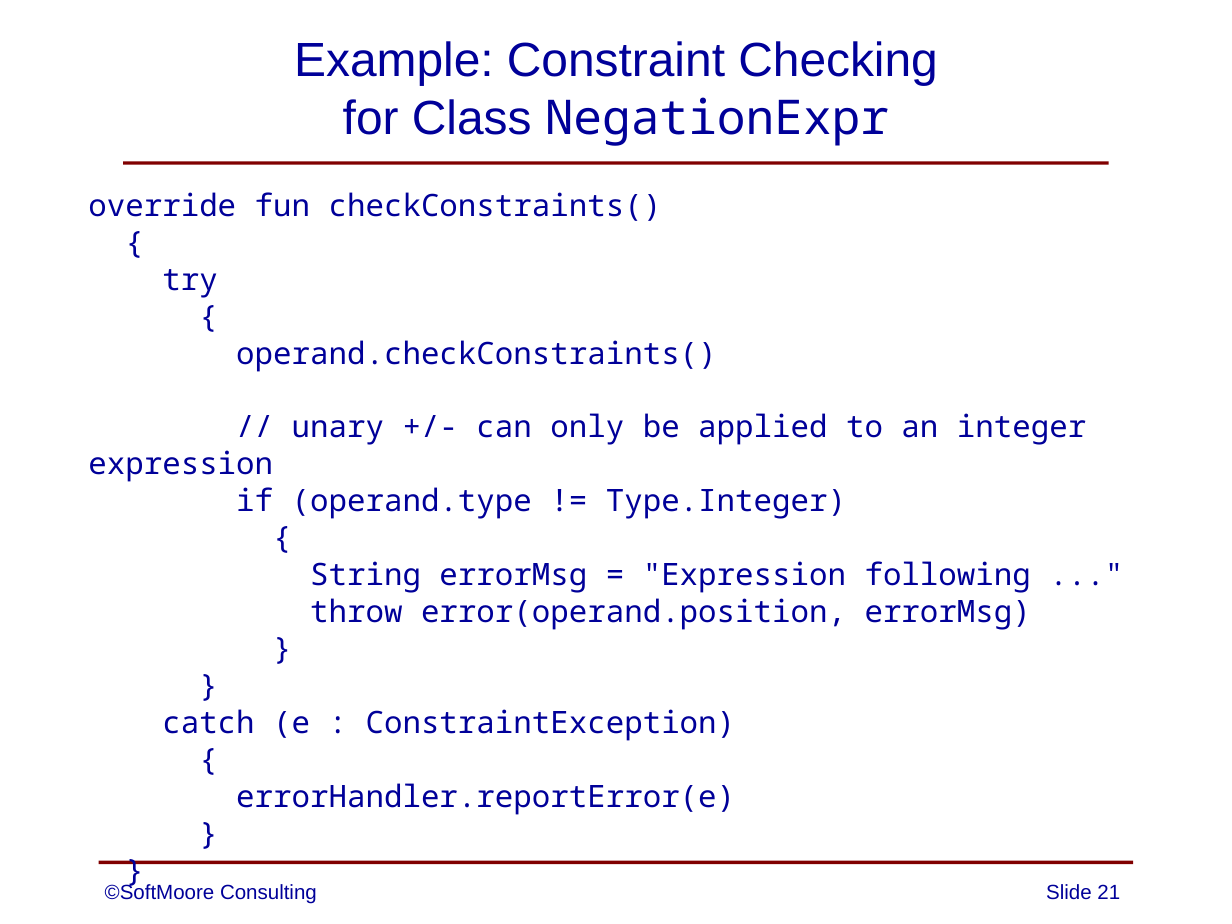
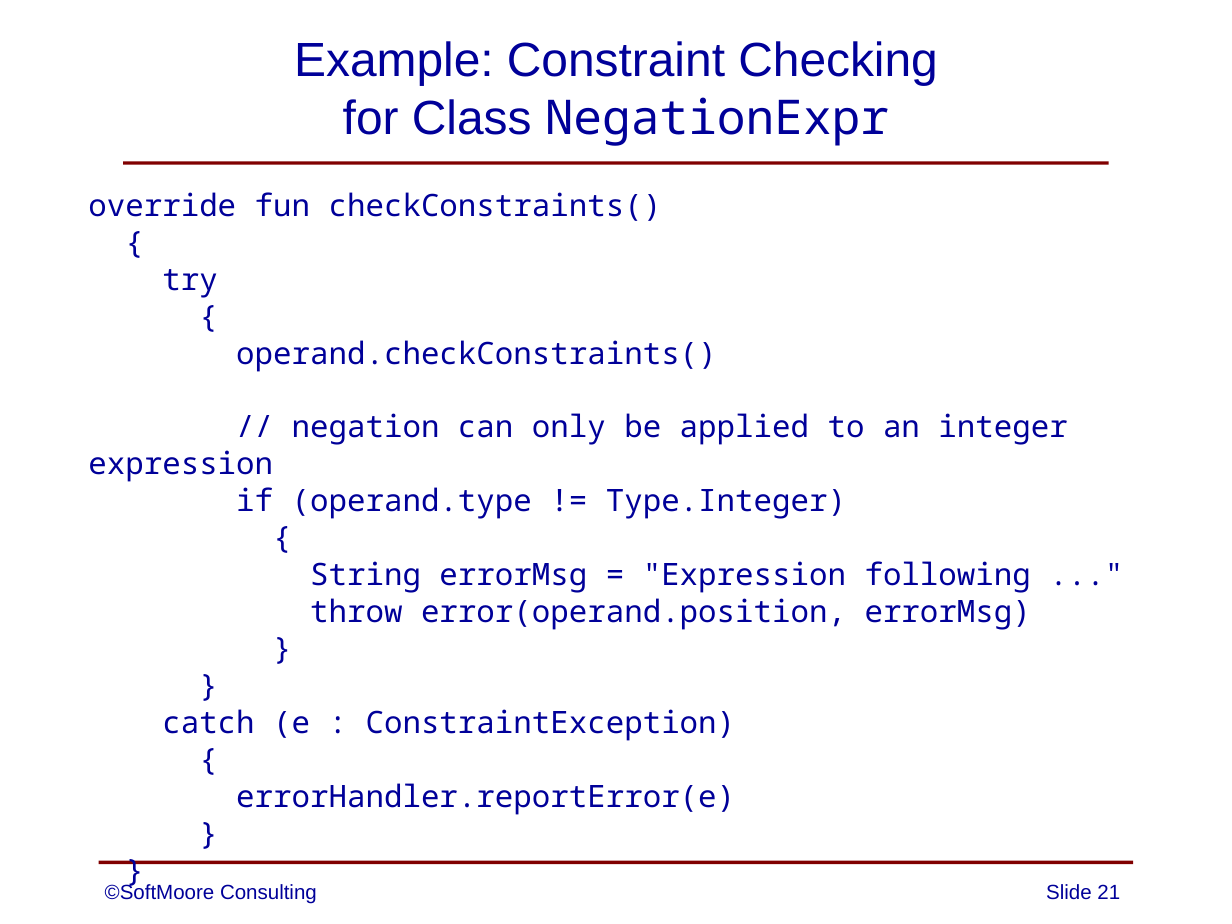
Before and after one commit to SoftMoore/CPRL-Kt-2nd, a slide deck: slide 21 of PowerPoints/09 - Constraint Analysis.pptx. Drawn at 1232x924 pixels with LibreOffice and Linux fonts; fonts in the diff are those of the drawing. Boxes give left, top, right and bottom in pixels: in the first picture for what was removed or moved away, otherwise in the second. Text is boxed around its words. In the diff, an @@ line names an element or a change of style, - is before the commit and + after.

```diff
--- a/PowerPoints/09 - Constraint Analysis.pptx
+++ b/PowerPoints/09 - Constraint Analysis.pptx
@@ text at bbox=[88, 413, 1067, 482]: text changed @@
-// unary +/- can only be applied to an integer expression
+// negation can only be applied to an integer expression
```
Also in this commit, not shown: 1 other slide changed.
